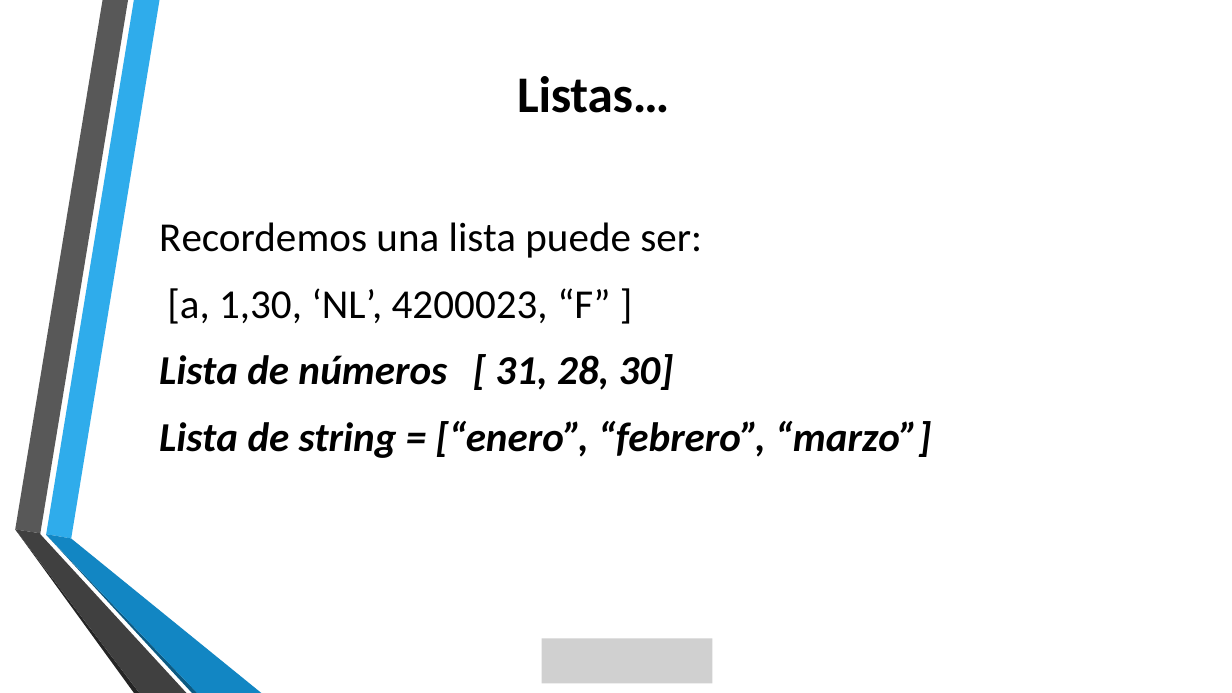
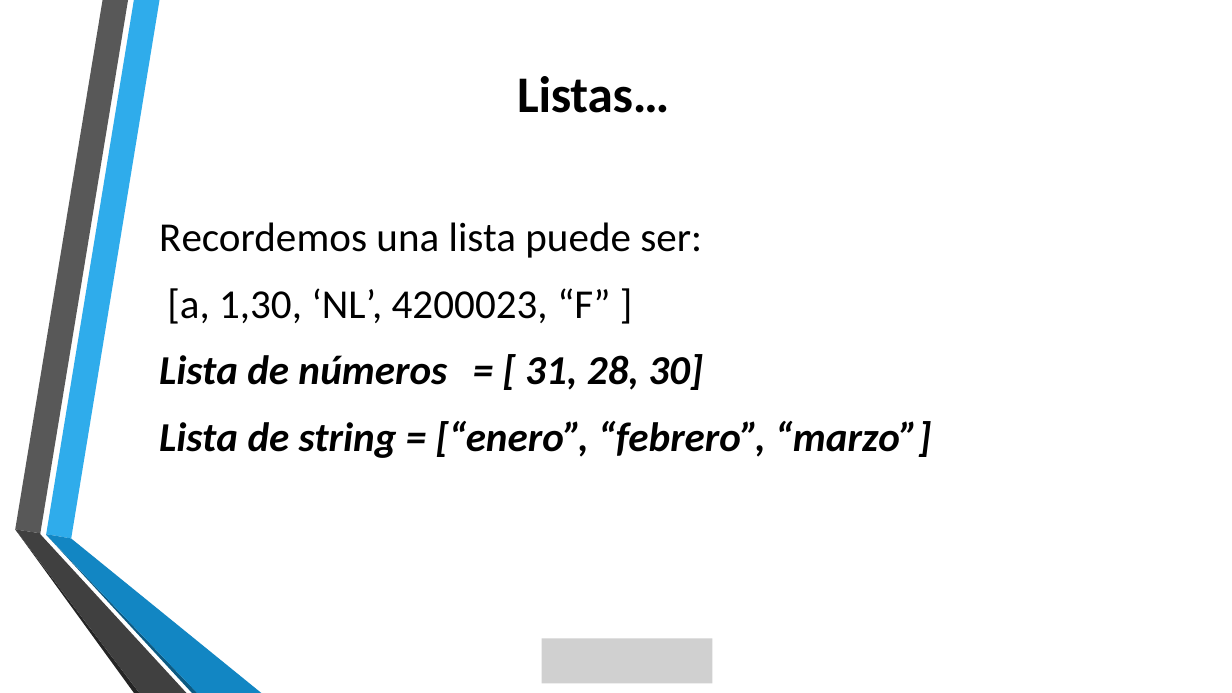
Before and after one commit to lizetheP/Programacion, a slide deck: slide 6 of CalendarioAgo2023/presentaciones/9_GraficasMatplotlib.pptx. Drawn at 1232x693 pixels with LibreOffice and Linux fonts; fonts in the diff are those of the drawing; grey boxes stand for pictures; background and template pictures are left out. Boxes give left, top, right and bottom in pixels: in the first picture for what was removed or moved away, otherwise in the second. Text is boxed around its words. In the diff, an @@ line names an element or a change of style, - is before the commit and + after.

```diff
--- a/CalendarioAgo2023/presentaciones/9_GraficasMatplotlib.pptx
+++ b/CalendarioAgo2023/presentaciones/9_GraficasMatplotlib.pptx
@@ text at box(159, 354, 703, 390): text changed @@
-Lista de números [ 31, 28, 30]
+Lista de números = [ 31, 28, 30]
```
Also in this commit, not shown: 4 other slides changed, 5 other files.
